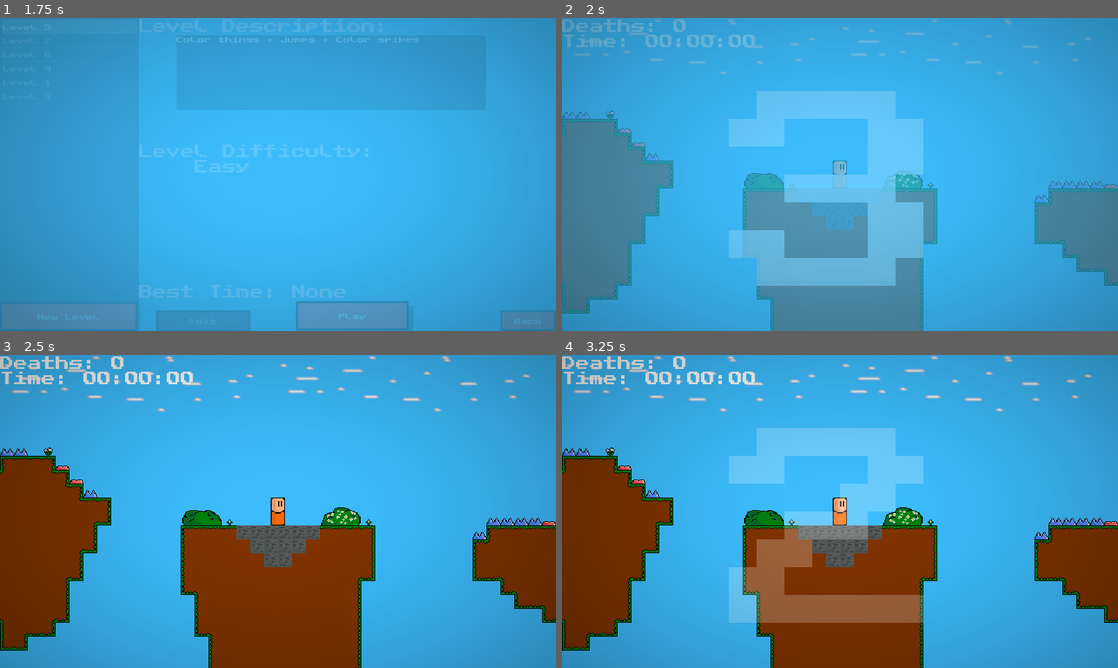
Above: before the commit, frames 1-4 (two rows, left to right).
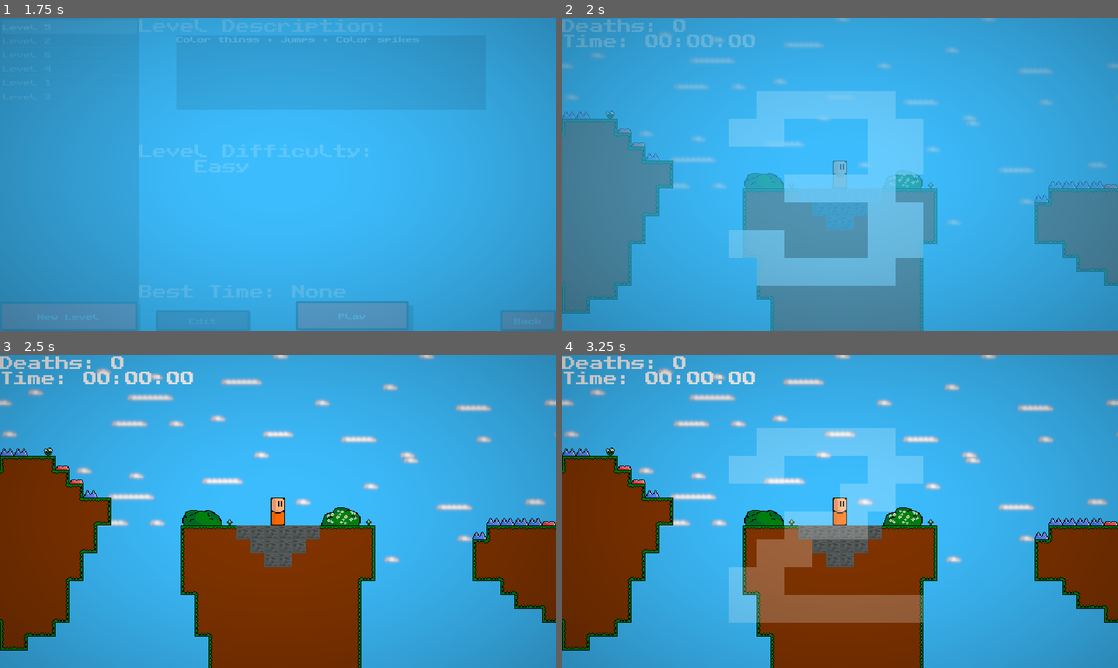
Above: after the commit, the same moments.

Repository: Killarexe/Little-Rage
Game: Godot game, scene res://scenes/uis/MainMenu.tscn
The game is run twice, just before and just after one commit, with the same random seed, the same clock (stepped at 60 frames per second) and the same inputs.
Inputs (mouse positions are in pixels of both pictures, inside the frame that each line leads up to):
- Up to frame 1 (1.75 s): click "Singleplayer" at 0.5 s; click "Play" at 1.25 s
- Up to frame 2 (2 s): no input
- Up to frame 3 (2.5 s): tap Enter at 2 s; move the mouse to (400, 495) at 2.02 s; hold Right (right) from 2.03 s (still down); hold Space (jump) from 2.03 s (still down); click (400, 495) at 2.17 s
- Up to frame 4 (3.25 s): release Right (right) at 2.75 s; release Space (jump) at 2.75 s; drag from (728, 527) to (812, 574) at 2.77 s

Frame 1 is identical in both runs. In frame 2, 2.0% of the frame differs, in the area x 0-100%, y 0-67%; in frame 3, 3.7%; in frame 4, 3.7%.
Error in both runs: Invalid access to property or key 'name' on a base object of type 'Nil'. (res://scripts/uis/main_menu/update/UpdateChecker.gd:11)

Commit message:
Patched bugs
Added Musics

Added 'Next Level' Button

Added Credits

Diff:
--- a/scenes/globals/PopUpFrame.tscn
+++ b/scenes/globals/PopUpFrame.tscn
@@ -16,7 +16,7 @@
 "times": PackedFloat32Array(0),
 "transitions": PackedFloat32Array(1),
 "update": 0,
-"values": [Vector2(0, -240)]
+"values": [Vector2(960, -240)]
 }
 
 [sub_resource type="Animation" id="Animation_vvido"]
@@ -32,7 +32,7 @@
 "times": PackedFloat32Array(0, 0.5, 4, 5),
 "transitions": PackedFloat32Array(0.318471, 1, 3.14, 1),
 "update": 0,
-"values": [Vector2(0, -240), Vector2(0, 0), Vector2(0, 0), Vector2(0, -240)]
+"values": [Vector2(960, -240), Vector2(960, 0), Vector2(960, 0), Vector2(960, -240)]
 }
 
 [sub_resource type="AnimationLibrary" id="AnimationLibrary_cy7q1"]
@@ -47,8 +47,9 @@
 
 [node name="Frame" type="ColorRect" parent="."]
 custom_minimum_size = Vector2(320, 180)
+offset_left = 960.0
 offset_top = -240.0
-offset_right = 320.0
+offset_right = 1280.0
 offset_bottom = -60.0
 mouse_filter = 1
 color = Color(0, 0, 0, 0.752941)
--- a/scenes/instances/level/player/Player.tscn
+++ b/scenes/instances/level/player/Player.tscn
@@ -69,6 +69,7 @@
 [node name="Skin" parent="." instance=ExtResource("3_tlygq")]
 
 [node name="Camera2D" type="Camera2D" parent="."]
+process_mode = 3
 zoom = Vector2(2, 2)
 position_smoothing_enabled = true
 
@@ -77,7 +78,7 @@
 "": SubResource("AnimationLibrary_pm6cf"),
 "PlayerAnimations": ExtResource("4_jqgtb")
 }
-blend_times = [&"PlayerAnimations/jump", &"PlayerAnimations/RESET", 1.0, &"PlayerAnimations/jump", &"PlayerAnimations/jump", 1.0, &"PlayerAnimations/jump", &"PlayerAnimations/land", 1.0, &"PlayerAnimations/land", &"PlayerAnimations/RESET", 1.0]
+blend_times = [&"PlayerAnimations/land", &"PlayerAnimations/RESET", 1.0, &"PlayerAnimations/jump", &"PlayerAnimations/land", 1.0, &"PlayerAnimations/jump", &"PlayerAnimations/jump", 1.0, &"PlayerAnimations/jump", &"PlayerAnimations/RESET", 1.0]
 
 [node name="CanvasLayer" type="CanvasLayer" parent="."]
 layer = 0
@@ -95,6 +96,7 @@
 offset = Vector2(636, 0)
 
 [node name="MobileControl" type="Control" parent="CanvasLayer"]
+process_mode = 3
 layout_mode = 3
 anchors_preset = 15
 anchor_right = 1.0
--- a/scenes/uis/WinMenu.tscn
+++ b/scenes/uis/WinMenu.tscn
@@ -85,4 +85,13 @@
 theme = ExtResource("2_gnpol")
 text = "ui.back_to_menu"
 
+[node name="NextLevel" type="Button" parent="Singleplayer/VBoxContainer"]
+visible = false
+custom_minimum_size = Vector2(384, 64)
+layout_mode = 2
+size_flags_vertical = 4
+theme = ExtResource("2_gnpol")
+text = "ui.next_level"
+
 [connection signal="pressed" from="Singleplayer/VBoxContainer/Back to Menu" to="." method="exit"]
+[connection signal="pressed" from="Singleplayer/VBoxContainer/NextLevel" to="." method="_on_next_level_pressed"]
--- a/scripts/achievement/Achievement.gd
+++ b/scripts/achievement/Achievement.gd
@@ -1,6 +1,5 @@
 extends ResourceElement
 class_name Achievement
 
-@export var name: String = ""
 @export var parent: Achievement = null
 @export var icon: CompressedTexture2D = null
--- /dev/null
+++ b/scripts/achievement/AchievementManager.gd
@@ -0,0 +1,22 @@
+extends Node
+
+const ACHIEVEMENT_DIR: String = "res://data/achievement"
+
+var achievements: Array[Achievement] = []
+var unlocked_achievements: Array[String] = []
+
+func _ready():
+	var resources: Array[ResourceElement] = DataLoader.new().load_data_in_dir(ACHIEVEMENT_DIR, "achievement")
+	for resource in resources:
+		if resource is Achievement:
+			achievements.append(resource)
+
+func unlock_achievement(achievement_id: String):
+	if unlocked_achievements.has(achievement_id):
+		return
+	for achievement in achievements:
+		if achievement.id == achievement_id:
+			unlocked_achievements.append(achievement_id)
+			PopUpFrame.pop(TranslationServer.translate("ui.popup.unlocked_achievement") % TranslationServer.translate(achievement_id + ".desc"))
+			return
+	print("Failed to unlock achievement: %s" % achievement_id)
--- a/scripts/level/player/PlayerMovement.gd
+++ b/scripts/level/player/PlayerMovement.gd
@@ -83,7 +83,7 @@
 
 func handle_jump():
 	if is_on_floor():
-		if ground_timer < 0:
+		if ground_timer < GROUND_TIME - 0.1:
 			Global.instanceNodeAtPos(jump_particle, get_parent(), global_position + Vector2(0, 16))
 			animation.stop()
 			animation.play("PlayerAnimations/land")
--- a/scripts/level/player/cosmetic/skin/PlayerSkinManager.gd
+++ b/scripts/level/player/cosmetic/skin/PlayerSkinManager.gd
@@ -30,7 +30,7 @@
 func unhide_skin(skin_id: String):
 	var skin: PlayerSkin = get_skin(skin_id)
 	if skin != null:
-		if skin.is_hidden && !unhidden_skins.has(skin_id):
+		if skin.is_hidden && !unhidden_skins.has(skin_id) && !unlocked_skins.has(skin_id):
 			unlocked_skins.append(skin_id)
 			unlock_skin(skin_id)
 			PopUpFrame.set_on_pressed(func():SceneManager.change_scene("res://scenes/uis/ShopMenu.tscn"))
--- a/scripts/uis/PopUpFrame.gd
+++ b/scripts/uis/PopUpFrame.gd
@@ -16,7 +16,6 @@
 	text.text = message
 	icon.texture = icon_texture
 	animation_player.play("pop")
-	#TODO: Play a sound effect when pops
 
 func _on_animation_player_animation_finished(_unused: String):
 	text.text = ""
--- a/scripts/uis/player/WinMenu.gd
+++ b/scripts/uis/player/WinMenu.gd
@@ -35,6 +35,7 @@
 			singleplayer.visible = true
 			var is_best_time: bool = LevelManager.is_best_time(time)
 			time_label.start(time, death_count, is_best_time)
+			$Singleplayer/VBoxContainer/NextLevel.visible = LevelManager.is_default_level(LevelManager.current_level)
 			if is_best_time:
 				LevelManager.set_level_best_time(time)
 				Global.loot_boxes.add_loot_box(1)
@@ -56,3 +57,13 @@
 		Mode.MULTIPLAYER:
 			#Return to lobby
 			pass
+
+func _on_next_level_pressed():
+	if LevelManager.default_levels.bsearch(LevelManager.current_level) == LevelManager.default_levels.size() - 1:
+		return
+	var current_level: String = "level_" + str(LevelManager.default_levels.bsearch(LevelManager.current_level) + 2)
+	var level: Level = LevelManager.get_level(current_level)
+	LevelManager.current_level = current_level
+	MusicManager.play_music("level_plains")
+	SceneManager.change_packed(level.scene)
+	DiscordRPCManager.update_rpc("Playing level '" + level.name + "'", "basicicon", "Playing level '" + level.name + "'",)
Not shown, added: assets/musics/credits.wav.import
Not shown, added: assets/musics/title_screen_easter.wav.import
Not shown: 11 places in assets/style/default_theme.tres that only renumber resources
Not shown, added: assets/musics/credits.wav
Not shown, added: assets/musics/title_screen_easter.wav
